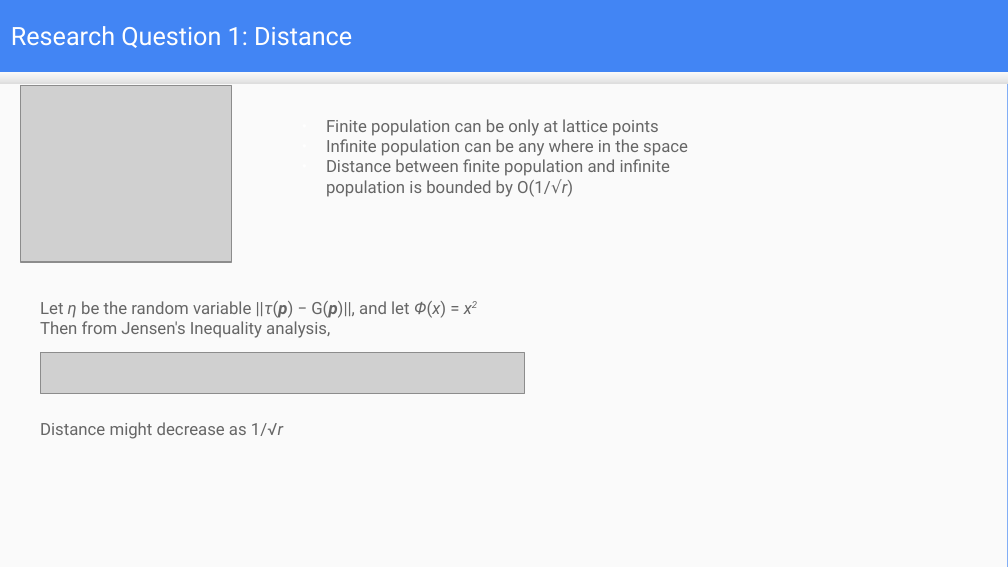
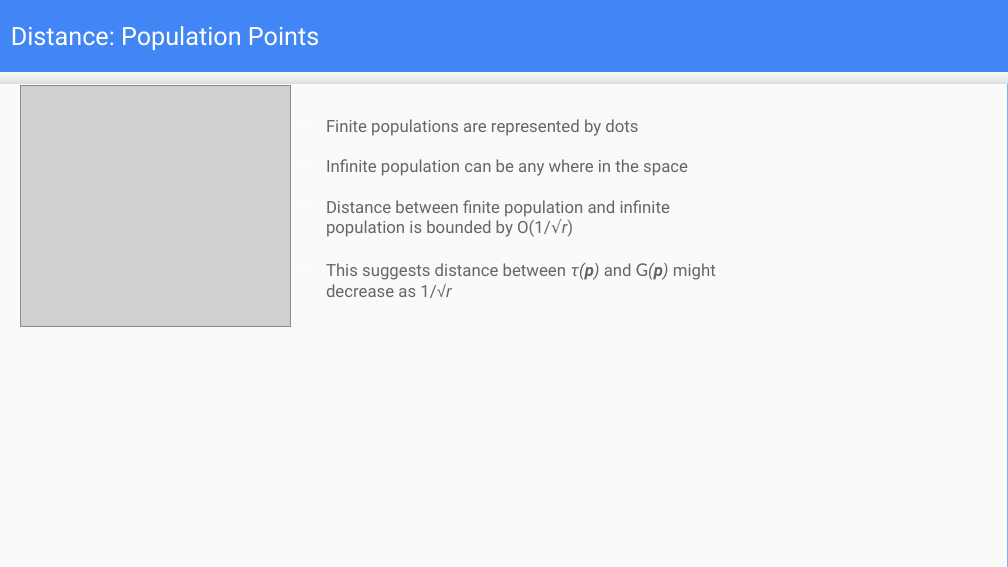
Before and after one commit to mduwalsh/project, a slide deck: slide 10 of thesis_slides_mahendra.odp (slide 11 before the commit). Drawn at 1008x567 pixels with LibreOffice and Linux fonts; fonts in the diff are those of the drawing; grey boxes stand for pictures. Boxes give left, top, right and bottom in pixels: in the first picture for what was removed or moved away, otherwise in the second. Text is boxed around its words. In the diff, an @@ line names an element or a change of style, - is before the commit and + after.

```diff
--- a/thesis_slides_mahendra.odp
+++ b/thesis_slides_mahendra.odp
@@ title at (11, 26, 319, 50): text changed @@
-Research Question 1: Distance
+Distance: Population Points
@@ picture: place and size @@
-picture at (20, 86, 232, 262)
+picture at (20, 86, 291, 327)
@@ text at (326, 119, 638, 136): text changed @@
-● Finite population can be only at lattice points
+● Finite populations are represented by dots
@@ text at (326, 159, 688, 237): more space between paragraphs @@
@@ text at (326, 263, 716, 298): paragraph added @@
+● This suggests distance between τ(p) and G(p) might decrease as 1/√r
@@ text removed at (40, 301, 446, 338) @@
-Let η be the random variable ||τ(p) − G(p)||, and let Φ(x) = x2
-Then from Jensen's Inequality analysis,
@@ picture removed at (40, 353, 524, 393) @@
@@ text removed at (40, 422, 283, 439) @@
-Distance might decrease as 1/√r
```
Also in this commit, not shown: 10 other slides changed, 13 slides added, 4 slides removed, 4 other files.
